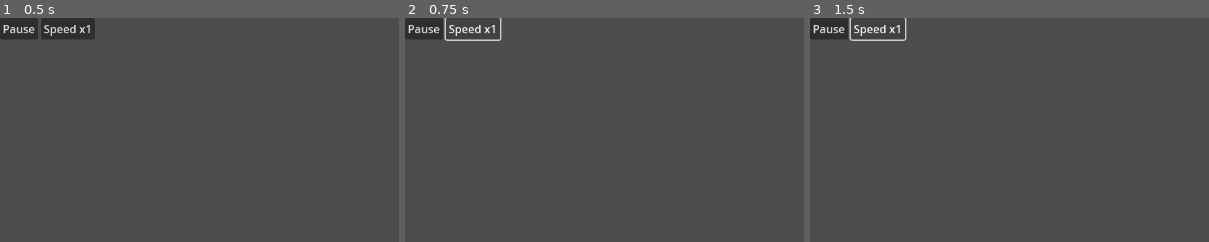
Above: before the commit, frames 1-3 (left to right).
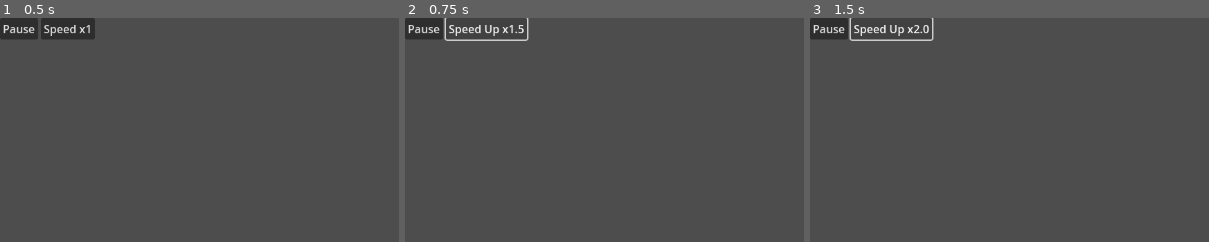
Above: after the commit, the same moments.

Repository: sxfoster/auto-battler
Game: Godot game, scene res://scenes/CombatScene.tscn
Two runs of this game, one before a commit and one after it. Both use one fixed random seed, a clock stepped at 60 frames per second and the inputs below. This scene is started directly instead of the project's main scene.
Inputs:
- Up to frame 1 (0.5 s): no input
- Up to frame 2 (0.75 s): click "Speed x1" at 0.5 s
- Up to frame 3 (1.5 s): click "Speed x1" (after the commit: "Speed Up x1.5") at 1.25 s
The pictures show only the part of the screen within x 0-50%, y 0-50%; the shares and areas given below are measured in that part.

Frame 1 is identical in both runs. In frame 2, 0.3% of the frame differs, in the area x 19-32%, y 0-11%; in frame 3, 0.3%.
Error before the commit: Parse Error: Could not parse global class "AutoCombatManager" from "res://scripts/combat/CombatManager.gd". (res://scripts/combat/CombatScene.gd:29)
Error after the commit: Cannot call method 'add_child' on a null value. (res://scripts/combat/CombatScene.gd:116)

Commit message:
Fix GDScript ternary syntax

Diff:
--- a/auto-battler/scripts/combat/CombatManager.gd
+++ b/auto-battler/scripts/combat/CombatManager.gd
@@ -50,7 +50,7 @@
         return card
 
     func get_name() -> String:
-        var name_key = is_player_side ? "character_name" : "enemy_name"
+        var name_key = "character_name" if is_player_side else "enemy_name"
         var n = source_data.get(name_key)
         return n if n != null else "Unknown Combatant"
 
